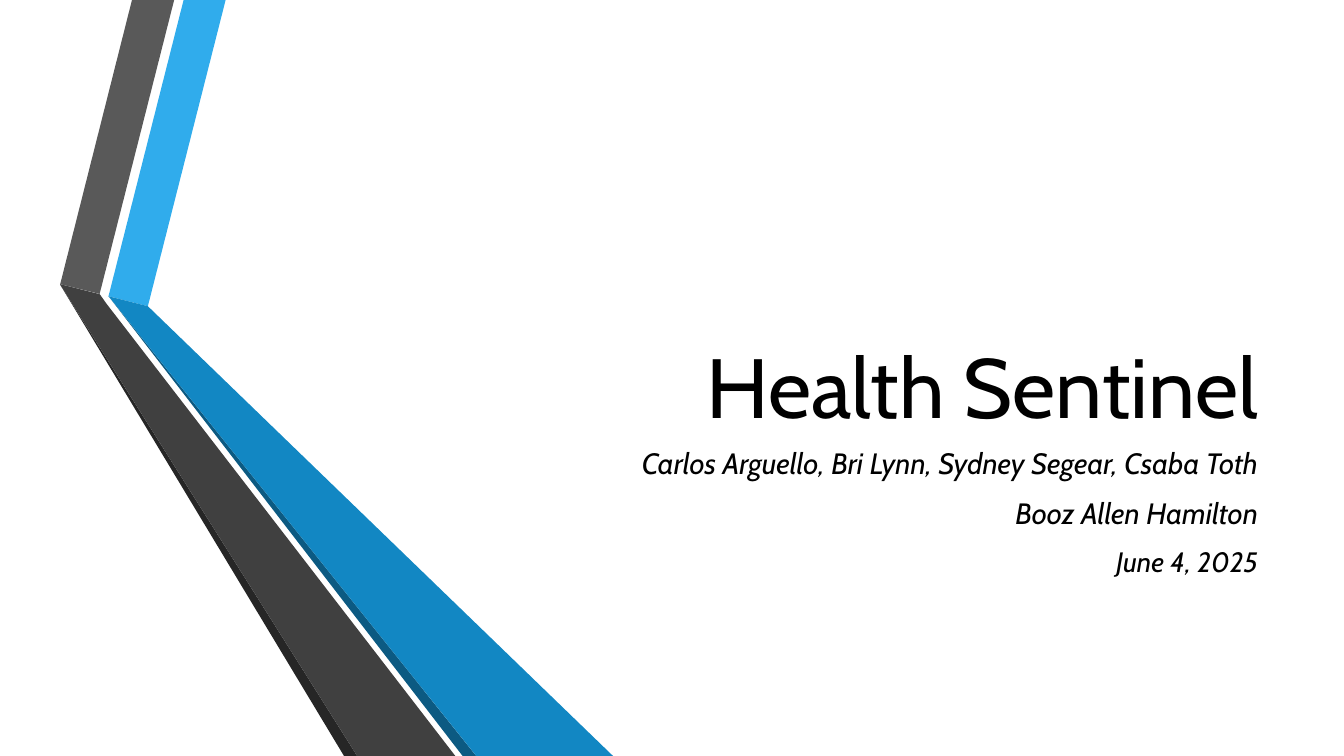
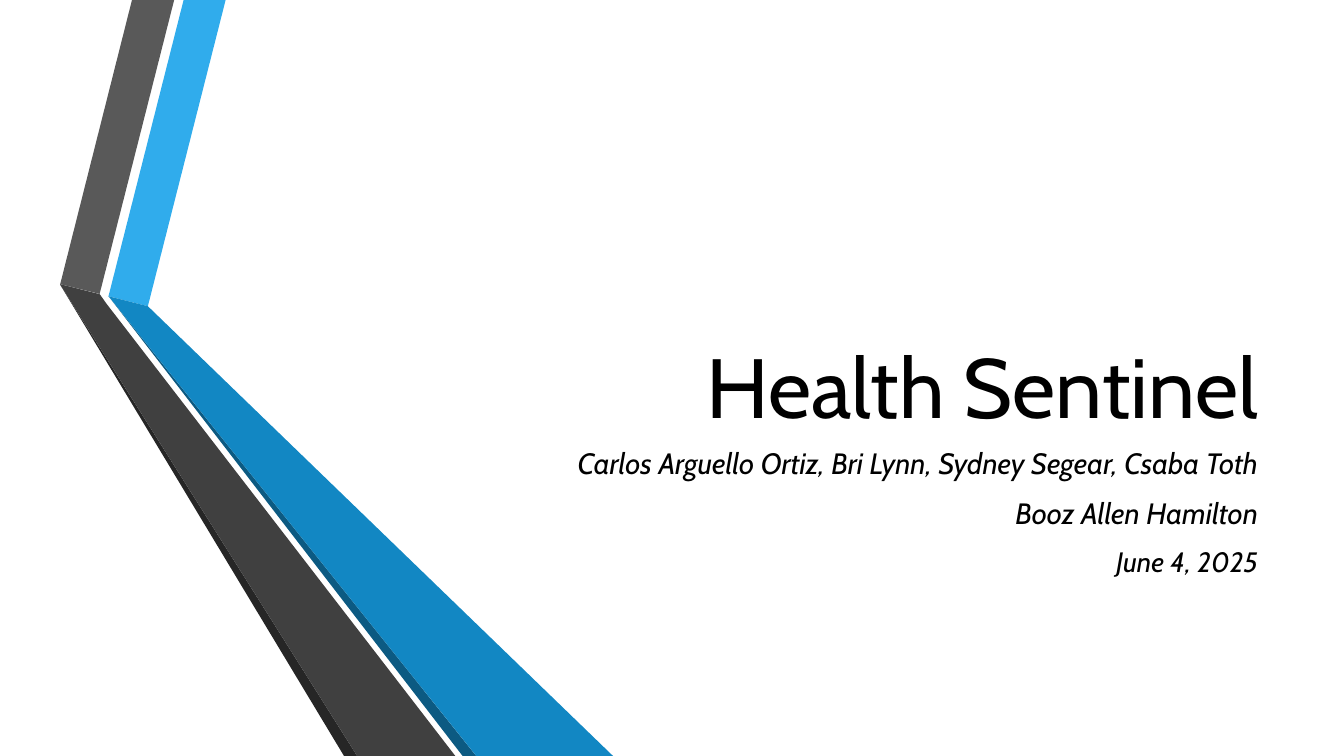
Before and after one commit to bah-scsp-hackathon-2025/public-health-app, a slide deck: slide 1 of BAH-Hackathon.pptx. Drawn at 1344x756 pixels with LibreOffice and Linux fonts; fonts in the diff are those of the drawing; background and template pictures are left out. Boxes give left, top, right and bottom in pixels: in the first picture for what was removed or moved away, otherwise in the second. Text is boxed around its words. In the diff, an @@ line names an element or a change of style, - is before the commit and + after.

Commit message:
Updated pptx again

```diff
--- a/BAH-Hackathon.pptx
+++ b/BAH-Hackathon.pptx
@@ subtitle at (x1=578, y1=452, x2=1258, y2=482): text changed @@
-Carlos Arguello, Bri Lynn, Sydney Segear, Csaba Toth
+Carlos Arguello Ortiz, Bri Lynn, Sydney Segear, Csaba Toth
```
